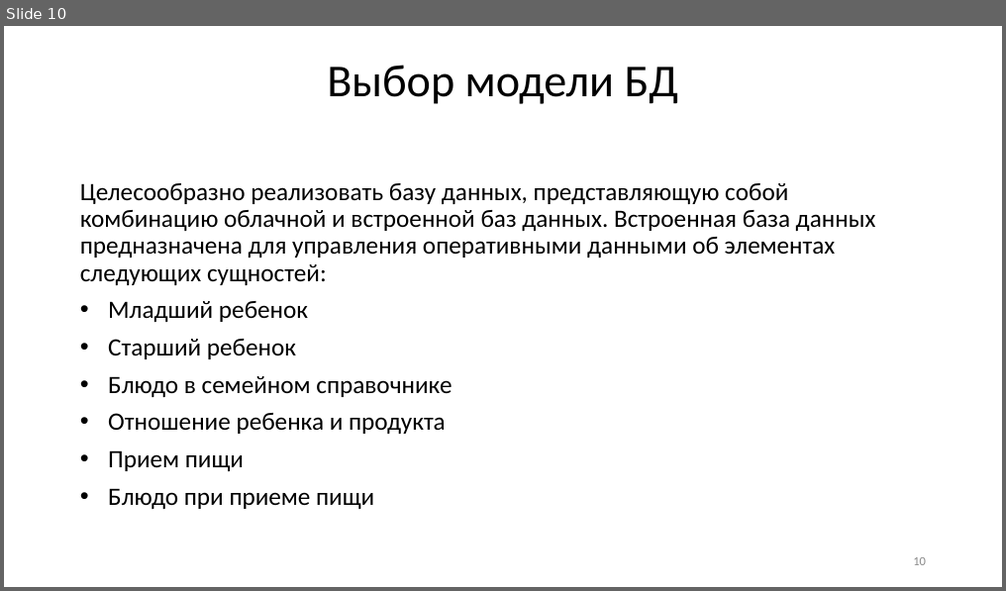
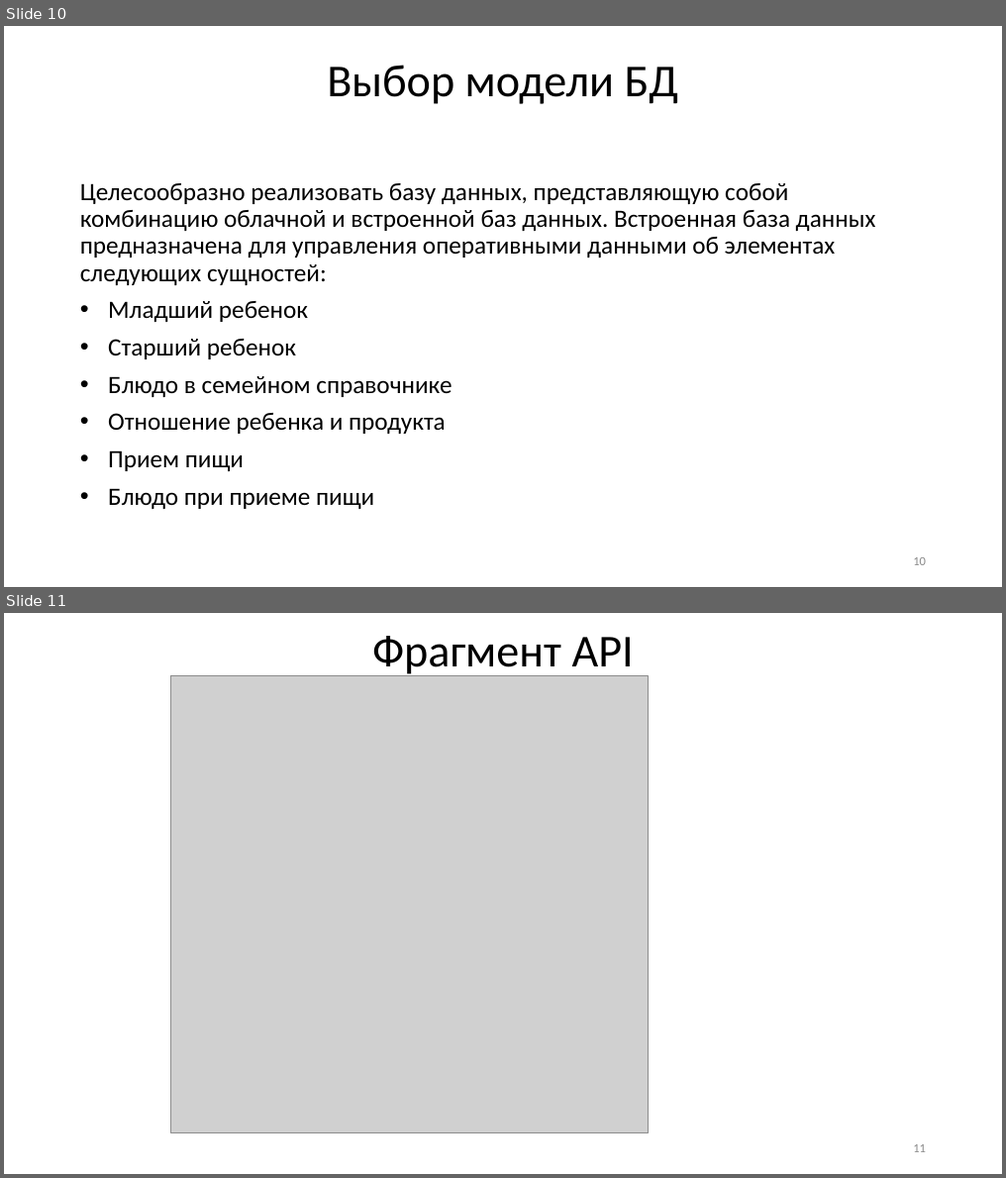
Before and after one commit to Kortchagin/-Kortchagin-s-HeadBridge-Graduation-Project, a slide deck: Проект_Корчагин_Питание детей.pptx. Shown one above the other, each under a label of ours: slide 10 before the commit, slides 10 and 11 after it. The pictures are 1006x591 and 1006x1178 pixels, drawn with LibreOffice and Linux fonts; fonts in the diff are those of the drawing; grey boxes stand for pictures. Boxes give left, top, right and bottom in pixels: in the first picture for what was removed or moved away, otherwise in the second. Text is boxed around its words. In the diff, an @@ line names an element or a change of style, - is before the commit and + after.

```diff
--- a/Проект_Корчагин_Питание детей.pptx
+++ b/Проект_Корчагин_Питание детей.pptx
@@ slide 11 added at [4, 613, 1002, 1174], background #FFFFFF @@
@@ title added at [372, 636, 634, 678], 44 pt, text #000000 @@
+Фрагмент API
@@ picture added at [171, 675, 648, 1134] @@
@@ page number added at [913, 1145, 926, 1153], 12 pt, text #8C8C8C @@
+11
```
Also in this commit, not shown: 1 slide changed, 1 slide removed.
